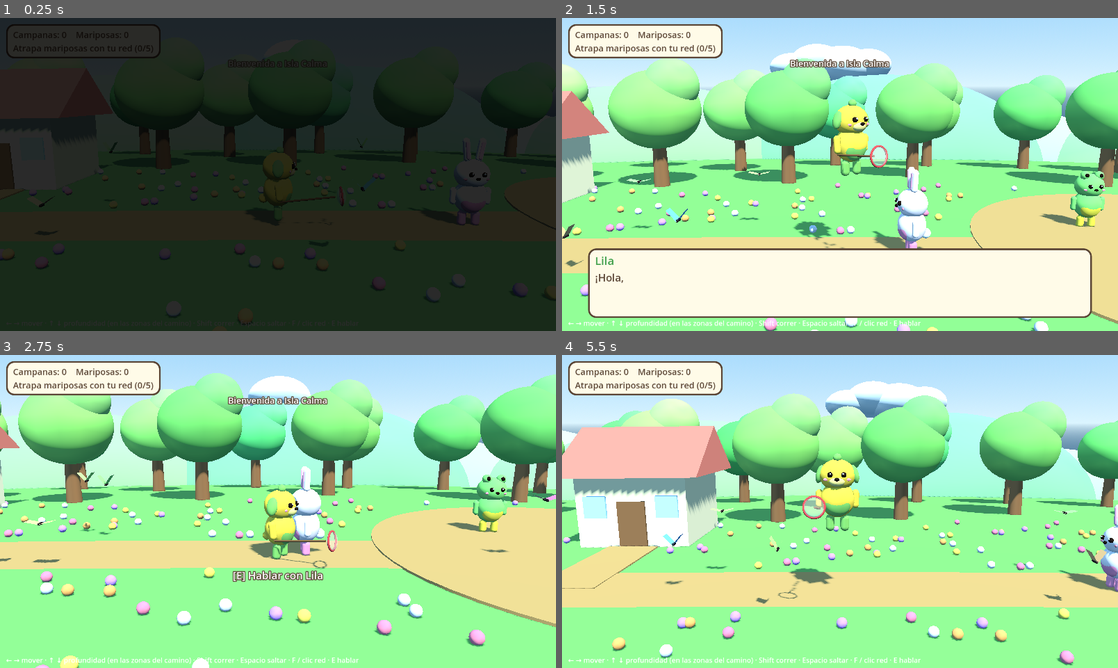
Above: before the commit, frames 1-4 (two rows, left to right).
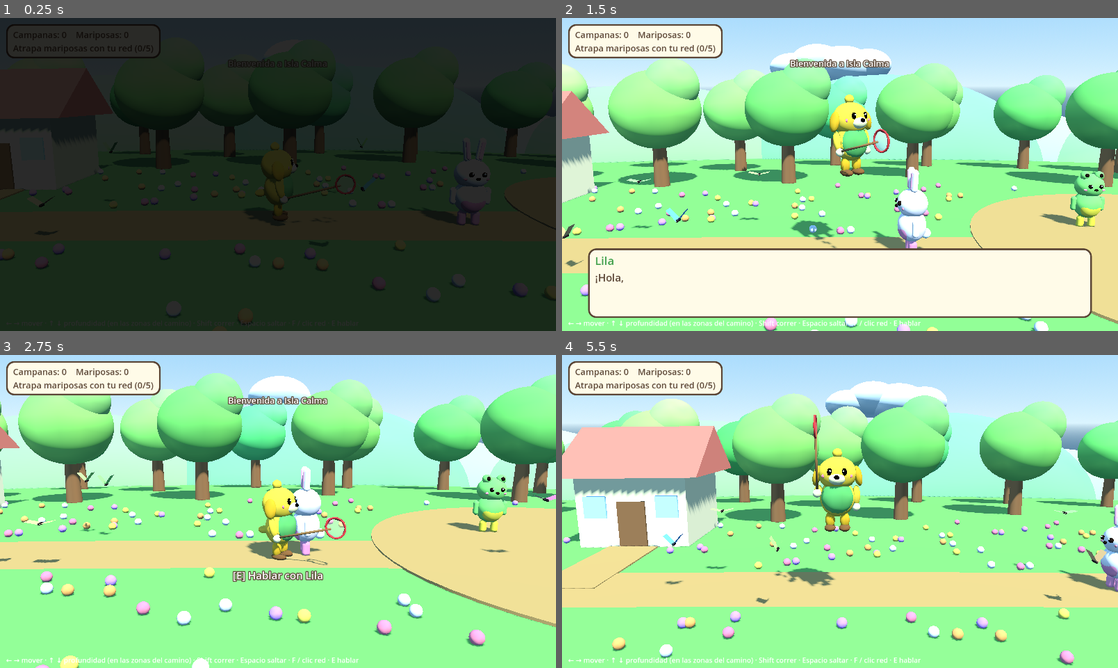
Above: after the commit, the same moments.

Repository: NottVK/doom-animal-crossing
Game: Godot game, scene res://scenes/main.tscn
The game is run twice, just before and just after one commit, with the same random seed, the same clock (stepped at 60 frames per second) and the same inputs.
Inputs (mouse positions are in pixels of both pictures, inside the frame that each line leads up to):
- Up to frame 1 (0.25 s): no input
- Up to frame 2 (1.5 s): move the mouse to (962, 158) at 0.52 s; hold D (move_right) 0.53-1.28 s; hold F (net) 0.53-1.28 s; click (962, 158) at 0.67 s; tap Space (jump) at 0.77, 1.07 s; move the mouse to (728, 190) at 1.27 s; hold S (move_back) from 1.28 s (still down); tap E (interact) at 1.35 s
- Up to frame 3 (2.75 s): tap Space (jump) at 1.52, 1.82 s; tap F (net) at 1.55 s; move the mouse to (333, 442) at 2.02 s; release S (move_back) at 2.03 s; hold D (move_right) from 2.03 s (still down); hold F (net) from 2.03 s (still down)
- Up to frame 4 (5.5 s): move the mouse to (812, 574) at 2.77 s; release D (move_right) at 2.78 s; release F (net) at 2.78 s; hold W (move_forward) 2.78-3.53 s; tap Shift (sprint) at 2.85 s; click (812, 574) at 2.92 s; tap Space (jump) at 3.02, 3.32, 3.77, 4.07, 4.52, 4.82 s; tap F (net) at 3.05, 4.55 s; move the mouse to (1006, 558) at 3.52 s; hold F (net) 3.53-4.28 s; hold A (move_left) 3.53-5.03 s; move the mouse to (673, 464) at 4.27 s; tap E (interact) at 4.35 s; move the mouse to (867, 511) at 5.02 s; hold S (move_back) from 5.03 s (still down); hold F (net) from 5.03 s (still down); click (867, 511) at 5.17 s

The runs differ from the first frame. In frame 1, 0.2% of the frame differs, in the area x 46-64%, y 40-65%; in frame 2, 1.4%; in frame 3, 1.3%; in frame 4, 1.7%, in the area x 38-54%, y 19-78%.

Commit message:
Modelos 3D de Canelita y Centinela generados con Blender
Script de Blender (malla suave, esqueleto, animaciones) que exporta .glb;
Canelita usa el modelo con animaciones idle/walk/swing en el juego.

Co-Authored-By: Claude Sonnet 5.5 <noreply@anthropic.com>
Claude-Session: https://claude.ai/code/session_01HySDoqcMku772B1dkaDzf8

Diff:
--- a/scripts/character_model.gd
+++ b/scripts/character_model.gd
@@ -57,6 +57,25 @@
 	m.shader = _shaders[key]
 	m.set_shader_parameter("albedo", color)
 	return m
+
+
+## Cambia los materiales de un modelo importado (.glb) por el material toon del juego,
+## conservando su color (y su brillo, si lo tiene).
+static func apply_toon(root: Node) -> void:
+	if root is MeshInstance3D:
+		var mi := root as MeshInstance3D
+		for i in mi.mesh.get_surface_count():
+			var src := mi.mesh.surface_get_material(i) as BaseMaterial3D
+			if src == null:
+				continue
+			var color := src.albedo_color
+			var m := mat(color, color.a < 0.99)
+			if src.emission_enabled:
+				m.set_shader_parameter("emission_color", src.emission)
+				m.set_shader_parameter("emission_energy", src.emission_energy_multiplier)
+			mi.set_surface_override_material(i, m)
+	for child in root.get_children():
+		apply_toon(child)
 
 
 ## Material que brilla (grieta, brasas).
--- a/scripts/player.gd
+++ b/scripts/player.gd
@@ -18,7 +18,9 @@
 var _gravity: float = ProjectSettings.get_setting("physics/3d/default_gravity")
 var _camera: Camera3D
 var _model: Node3D
-var _arm_r: Node3D
+var _arm_r: Node3D          # solo con el modelo de respaldo (primitivas)
+var _anim: AnimationPlayer  # solo con el modelo .glb
+var _anim_playing := ""
 var _net_area: Area3D
 var _interact_area: Area3D
 var _target: Node3D = null
@@ -29,6 +31,7 @@
 var _shake_amp := 0.0
 
 const SWING_TIME := 0.35
+const MODEL_PATH := "res://assets/models/canelita.glb"
 
 
 func _ready() -> void:
@@ -43,11 +46,9 @@
 	shape.position.y = 0.75
 	add_child(shape)
 
-	_model = CharacterModel.build("dog", Color(0.98, 0.82, 0.3), Color(0.55, 0.78, 0.4))
+	_model = _load_model()
 	_model.rotation.y = -PI / 2.0   # mira a la derecha
 	add_child(_model)
-	_arm_r = _model.get_node("ArmR")
-	_attach_net(_arm_r)
 
 	_net_area = Area3D.new()
 	_net_area.collision_layer = 0
@@ -79,6 +80,46 @@
 	_camera.global_position = _camera_target()
 	_camera.make_current()
 	_publish_camera()
+
+
+## Modelo 3D de Blender (tools/blender); si falta, usa el de primitivas.
+func _load_model() -> Node3D:
+	if ResourceLoader.exists(MODEL_PATH):
+		var scene := load(MODEL_PATH) as PackedScene
+		if scene:
+			var inst := scene.instantiate() as Node3D
+			CharacterModel.apply_toon(inst)
+			_anim = _find_anim_player(inst)
+			if _anim:
+				for anim_name in _anim.get_animation_list():
+					if String(anim_name).begins_with("idle") or String(anim_name).begins_with("walk"):
+						_anim.get_animation(anim_name).loop_mode = Animation.LOOP_LINEAR
+				_play("idle")
+			return inst
+	var fallback := CharacterModel.build("dog", Color(0.98, 0.82, 0.3), Color(0.55, 0.78, 0.4))
+	_arm_r = fallback.get_node("ArmR")
+	_attach_net(_arm_r)
+	return fallback
+
+
+func _find_anim_player(node: Node) -> AnimationPlayer:
+	if node is AnimationPlayer:
+		return node
+	for child in node.get_children():
+		var found := _find_anim_player(child)
+		if found:
+			return found
+	return null
+
+
+func _play(prefix: String, blend := 0.12) -> void:
+	if _anim == null or _anim_playing == prefix:
+		return
+	for anim_name in _anim.get_animation_list():
+		if String(anim_name).begins_with(prefix):
+			_anim_playing = prefix
+			_anim.play(anim_name, blend)
+			return
 
 
 func _attach_net(arm: Node3D) -> void:
@@ -107,6 +148,7 @@
 		return
 	_swing_cool = 0.5
 	_swing_t = SWING_TIME
+	_anim_playing = ""
 	for area in _net_area.get_overlapping_areas():
 		if area.has_method("catch_me"):
 			area.call("catch_me")
@@ -169,17 +211,26 @@
 func _process(delta: float) -> void:
 	_swing_cool = maxf(0.0, _swing_cool - delta)
 	var move := clampf(Vector2(velocity.x, velocity.z).length() / walk_speed, 0.0, 1.2)
-	_anim_t += delta * (0.6 + move * 0.5)
-	CharacterModel.animate(_model, _anim_t, move if is_on_floor() else 0.0)
-	_model.position.y = absf(sin(_anim_t * 10.0)) * 0.06 * move if is_on_floor() else 0.0
-
-	# Brazo derecho: reposo con la red en alto, y golpe hacia abajo al balancear.
-	if _swing_t > 0.0:
-		_swing_t = maxf(0.0, _swing_t - delta)
-		var k := 1.0 - _swing_t / SWING_TIME
-		_arm_r.rotation.x = lerpf(2.3, 0.2, ease(k, 0.4))
+	_swing_t = maxf(0.0, _swing_t - delta)
+	if _anim:
+		if _swing_t > 0.0:
+			_play("swing", 0.05)
+		elif move > 0.1 and is_on_floor():
+			_play("walk")
+			_anim.speed_scale = clampf(move, 0.6, 1.5)
+		else:
+			_play("idle")
+			_anim.speed_scale = 1.0
 	else:
-		_arm_r.rotation.x = lerpf(_arm_r.rotation.x, 0.6, delta * 10.0)
+		_anim_t += delta * (0.6 + move * 0.5)
+		CharacterModel.animate(_model, _anim_t, move if is_on_floor() else 0.0)
+		_model.position.y = absf(sin(_anim_t * 10.0)) * 0.06 * move if is_on_floor() else 0.0
+		# Brazo derecho: reposo con la red en alto, y golpe hacia abajo al balancear.
+		if _swing_t > 0.0:
+			var k := 1.0 - _swing_t / SWING_TIME
+			_arm_r.rotation.x = lerpf(2.3, 0.2, ease(k, 0.4))
+		else:
+			_arm_r.rotation.x = lerpf(_arm_r.rotation.x, 0.6, delta * 10.0)
 
 	_camera.global_position = _camera.global_position.lerp(_camera_target(), 1.0 - exp(-6.0 * delta))
 	_publish_camera()
Binary file added: assets/models/canelita.glb
Not shown, added: assets/models/canelita.glb.import
Binary file added: assets/models/centinela.glb
Not shown, added: assets/models/centinela.glb.import
Not shown, changed: README.md
Not shown, added: tools/blender/build_characters.py
